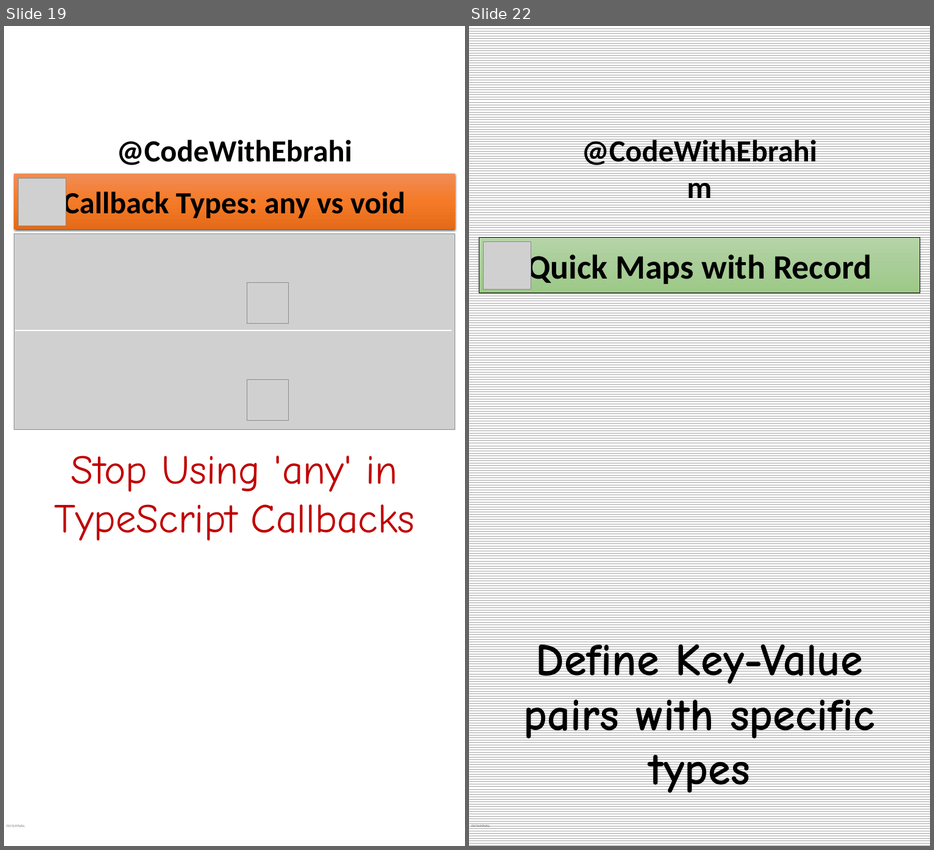
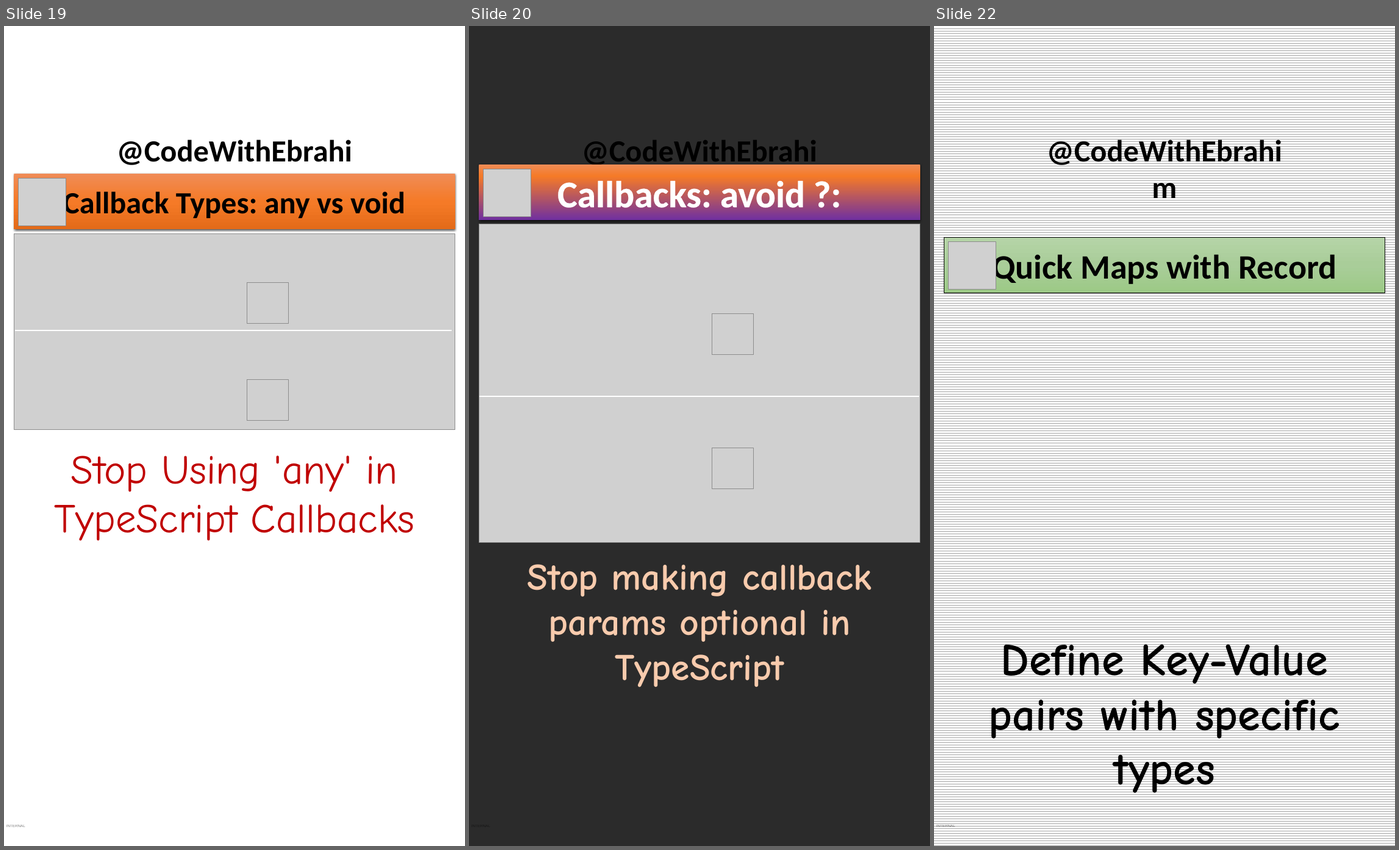
Before and after one commit to ebrahimsalehi1/python_codes, a slide deck: assets/images.pptx. Shown side by side, each under a label of ours: slides 19 and 22 before the commit, slides 19, 20 and 22 after it; the slides between them are not shown. The pictures are 934x850 and 1399x850 pixels, drawn with LibreOffice and Linux fonts; fonts in the diff are those of the drawing; grey boxes stand for pictures; background and template pictures are left out; a plain dark background stands for a picture behind light text. Boxes give left, top, right and bottom in pixels: in the first picture for what was removed or moved away, otherwise in the second. Text is boxed around its words. In the diff, an @@ line names an element or a change of style, - is before the commit and + after.

```diff
--- a/assets/images.pptx
+++ b/assets/images.pptx
@@ slide 20 added at box(469, 26, 930, 846), background picture (left out); not listed: 2 template elements that a slide beside it also shows @@
@@ rectangle added at box(479, 164, 920, 220), fill gradient #F18C57 to #F67B28 to #7030A0 to #E56C19, 66 pt, text #FFFFFF, bold @@
+Callbacks: avoid ?:
@@ picture added at box(484, 169, 531, 216) @@
@@ picture added at box(479, 224, 920, 543) @@
@@ picture added at box(712, 313, 753, 354) @@
@@ line added from (479, 396) to (920, 396), #FFFFFF 3 pt @@
@@ picture added at box(712, 448, 753, 489) @@
@@ text added at box(528, 564, 872, 687), 66 pt, text #F8CBAD, bold @@
+Stop making callback params optional in TypeScript
```
Also in this commit, not shown: 1 slide changed, 1 other slide added, 2 slides removed, 10 other files.
